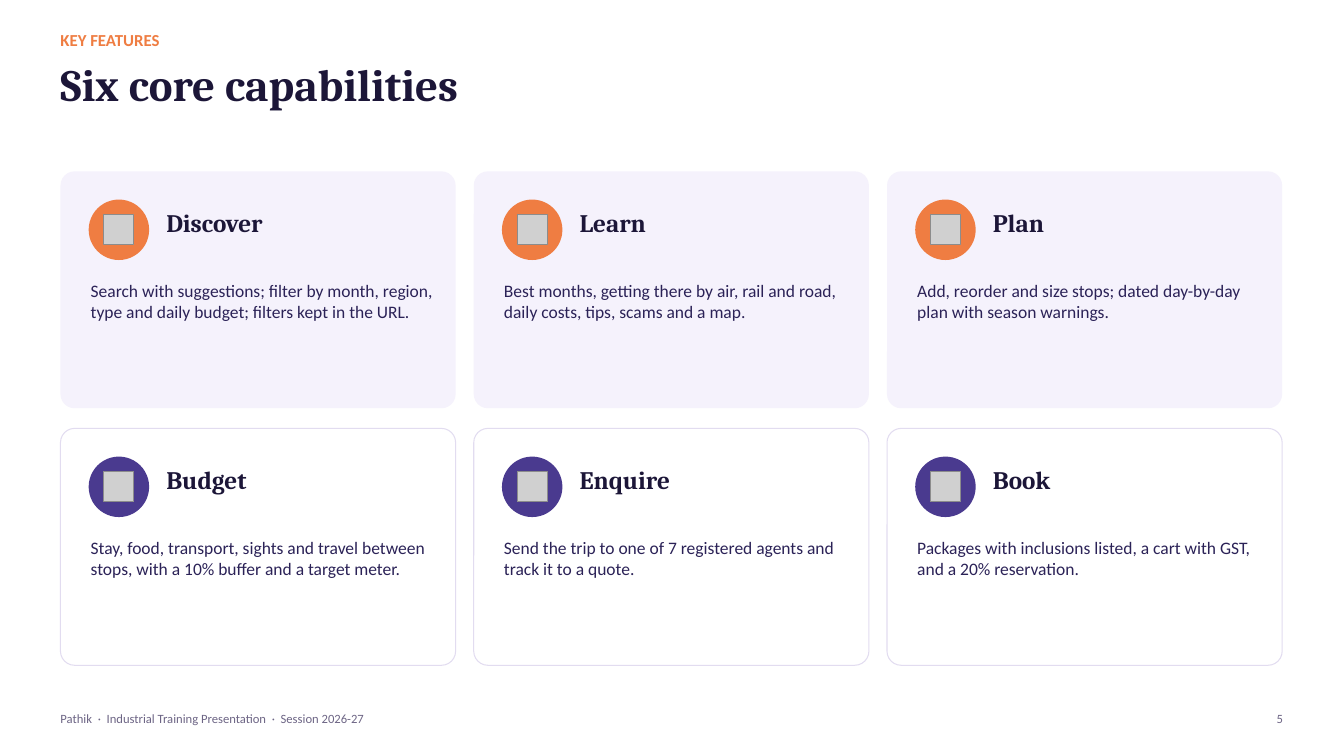
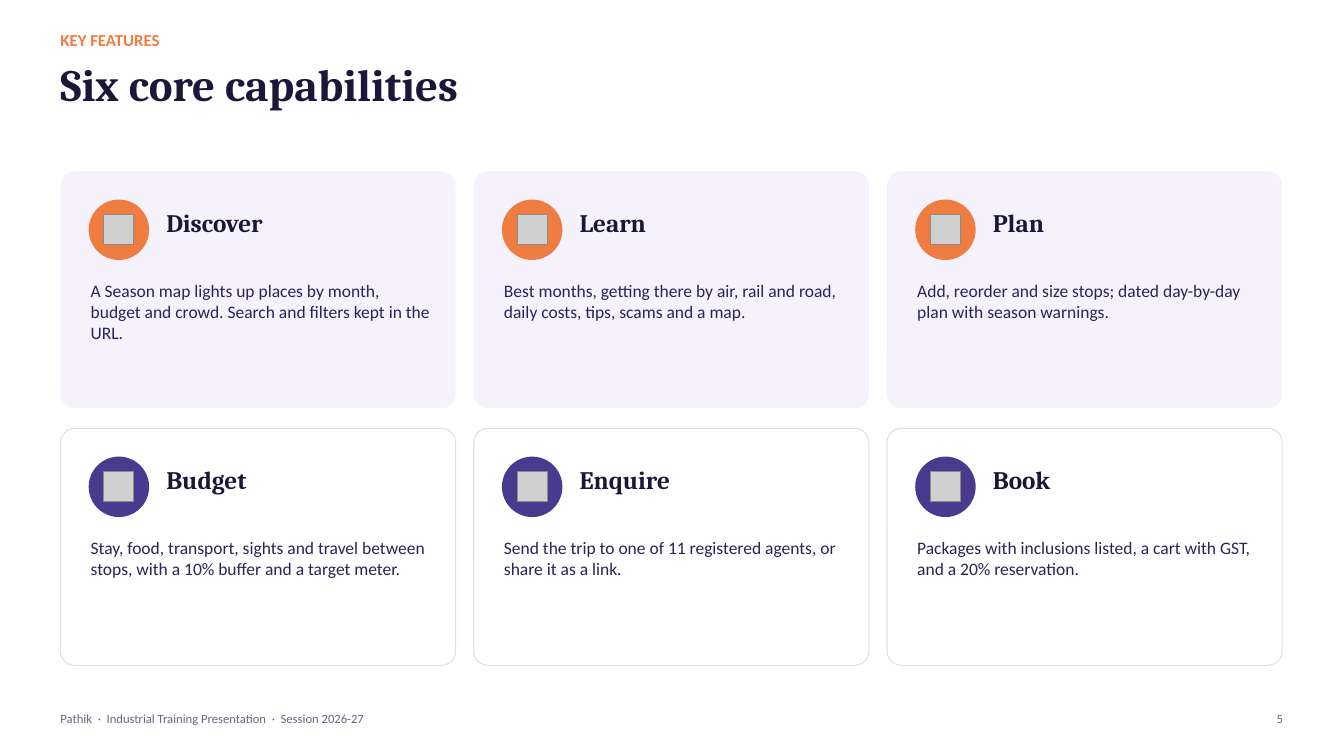
Before and after one commit to Hanu2908/intership_project, a slide deck: slide 5 of docs/presentation/Pathik_Project_Presentation.pptx. Drawn at 1344x756 pixels with LibreOffice and Linux fonts; fonts in the diff are those of the drawing; grey boxes stand for pictures; background and template pictures are left out. Boxes give left, top, right and bottom in pixels: in the first picture for what was removed or moved away, otherwise in the second. Text is boxed around its words. In the diff, an @@ line names an element or a change of style, - is before the commit and + after.

Commit message:
Presentation: new hero, Season map and official-map slides; updated numbers (18 slides)

```diff
--- a/docs/presentation/Pathik_Project_Presentation.pptx
+++ b/docs/presentation/Pathik_Project_Presentation.pptx
@@ text at [91,285,430,339]: text changed @@
-Search with suggestions; filter by month, region, type and daily budget; filters kept in the URL.
+A Season map lights up places by month, budget and crowd. Search and filters kept in the URL.
@@ text at [504,542,835,575]: text changed @@
-Send the trip to one of 7 registered agents and track it to a quote.
+Send the trip to one of 11 registered agents, or share it as a link.
```
Also in this commit, not shown: 10 other slides changed, 4 slides added.
